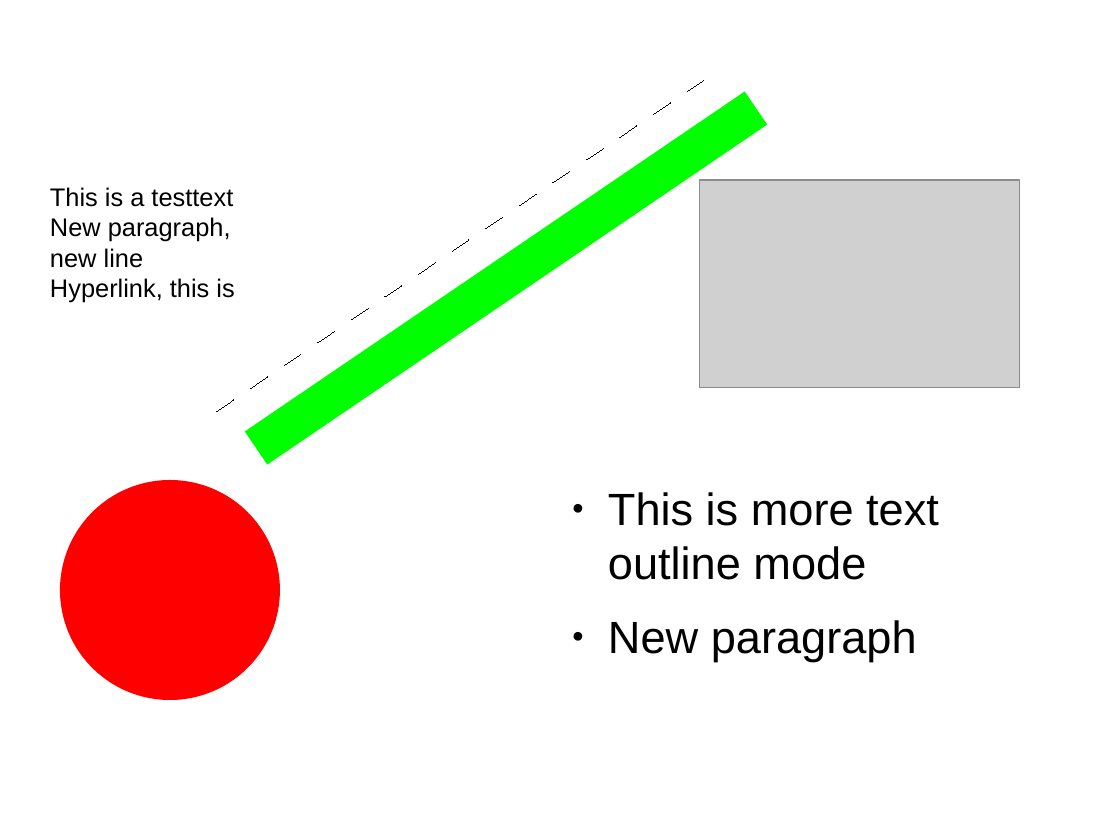
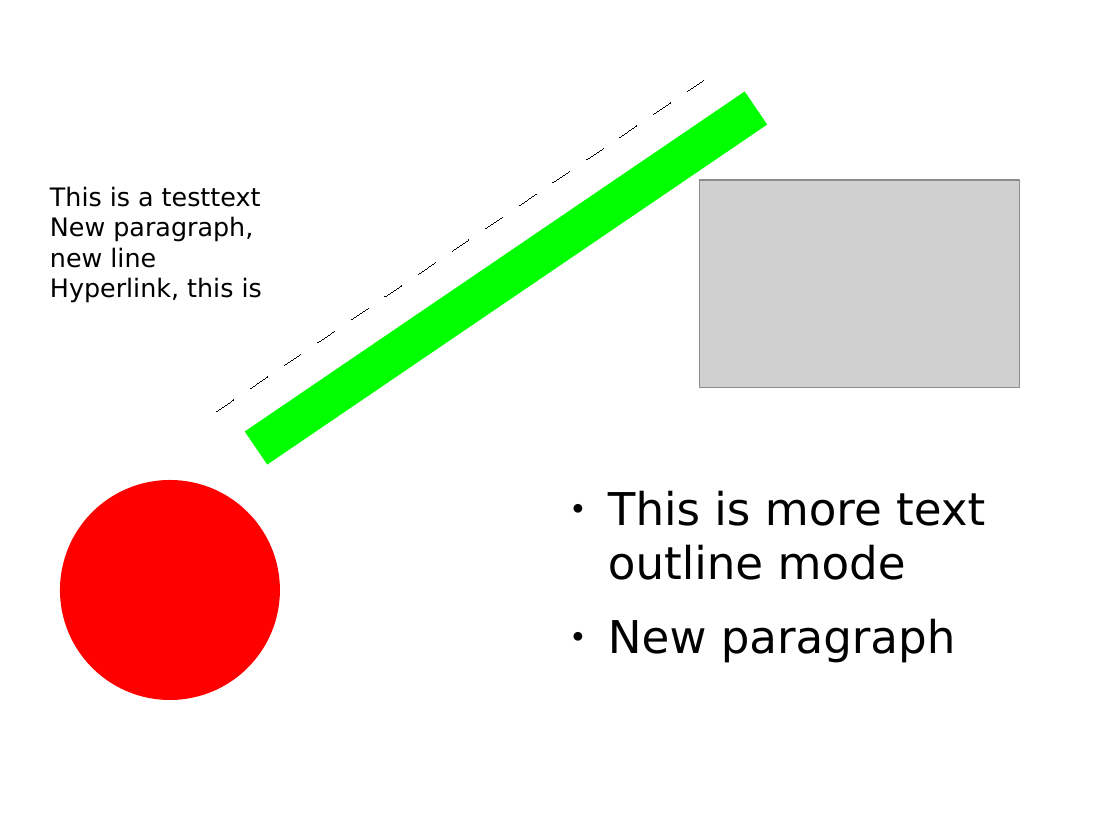
Before and after one commit to freedesktop-unofficial-mirror/libreoffice__extensions, a slide deck: slide 1 of sdext/source/pdfimport/xpdftest/testinput.odp. Drawn at 1120x840 pixels with LibreOffice and Linux fonts; fonts in the diff are those of the drawing; grey boxes stand for pictures. Boxes give left, top, right and bottom in pixels: in the first picture for what was removed or moved away, otherwise in the second. Text is boxed around its words. In the diff, an @@ line names an element or a change of style, - is before the commit and + after.

Commit message:
CWS-TOOLING: integrate CWS pdfextfix_OOO310 2009-01-30 15:01:16 +0100 pl  r267198 : remove an extra character produced by gperf, fix a warning 2009-01-26 12:55:07 +0100 pl  r266917 : #i92912# add: outline text 2009-01-14 17:03:30 +0100 pl  r266319 : #i94952# replace fonts in test files by DejaVu family 2009-01-14 14:29:05 +0100 pl  r266303 : #i91980# add standard style dependency for graphic styles

```diff
--- a/sdext/source/pdfimport/xpdftest/testinput.odp
+++ b/sdext/source/pdfimport/xpdftest/testinput.odp
@@ text "This is a testtext" at (x1=50, y1=186, x2=262, y2=303): font Arial to DejaVu Sans @@
@@ text "This is more text outline ..." at (x1=608, y1=490, x2=985, y2=663): font Arial to DejaVu Sans @@
```
Also in this commit, not shown: 20 other files.
